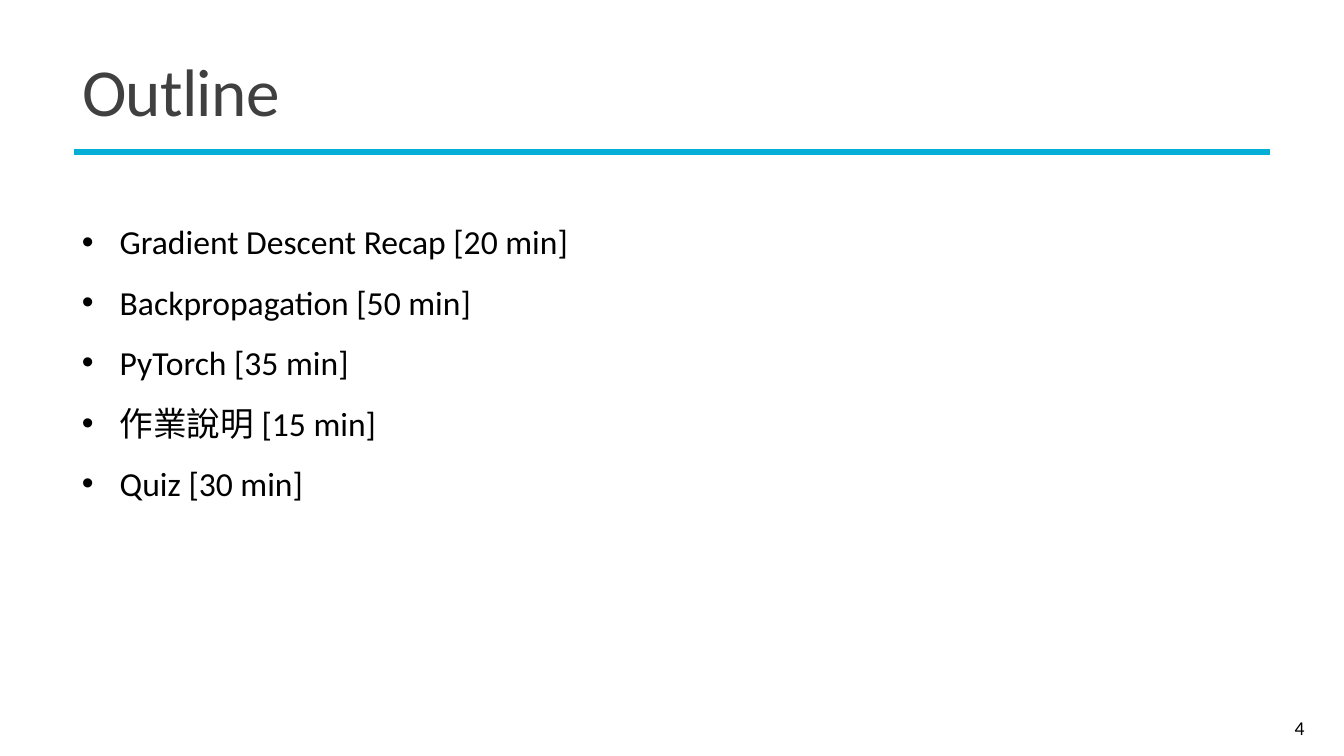
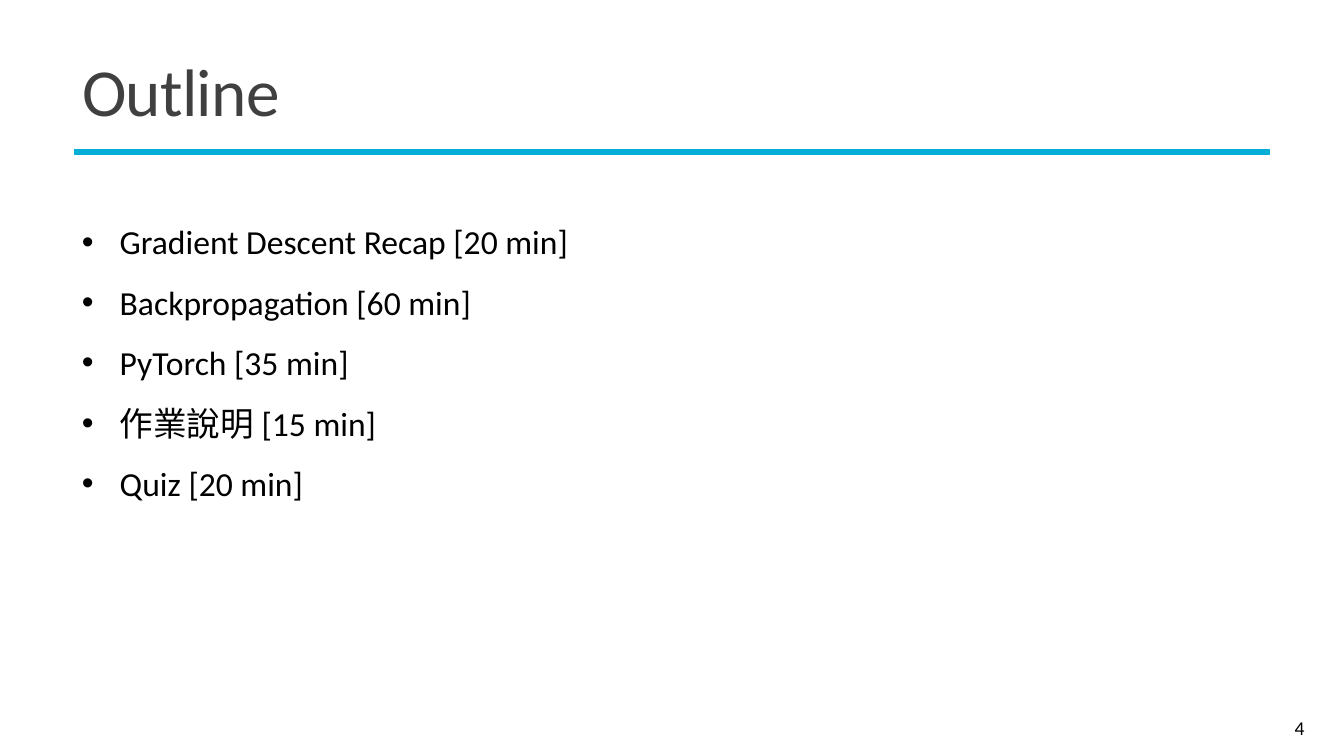
Before and after one commit to mcps5601/CGUDL_2025_Spring, a slide deck: slide 4 of slides/backprop_0303.pptx. Drawn at 1344x756 pixels with LibreOffice and Linux fonts; fonts in the diff are those of the drawing; background and template pictures are left out. Boxes give left, top, right and bottom in pixels: in the first picture for what was removed or moved away, otherwise in the second. Text is boxed around its words. In the diff, an @@ line names an element or a change of style, - is before the commit and + after.

```diff
--- a/slides/backprop_0303.pptx
+++ b/slides/backprop_0303.pptx
@@ text at bbox=[120, 290, 470, 321]: text changed @@
-• Backpropagation [50 min]
+• Backpropagation [60 min]
@@ text at bbox=[120, 471, 302, 501]: text changed @@
-• Quiz [30 min]
+• Quiz [20 min]
```
Also in this commit, not shown: 6 other slides changed.
